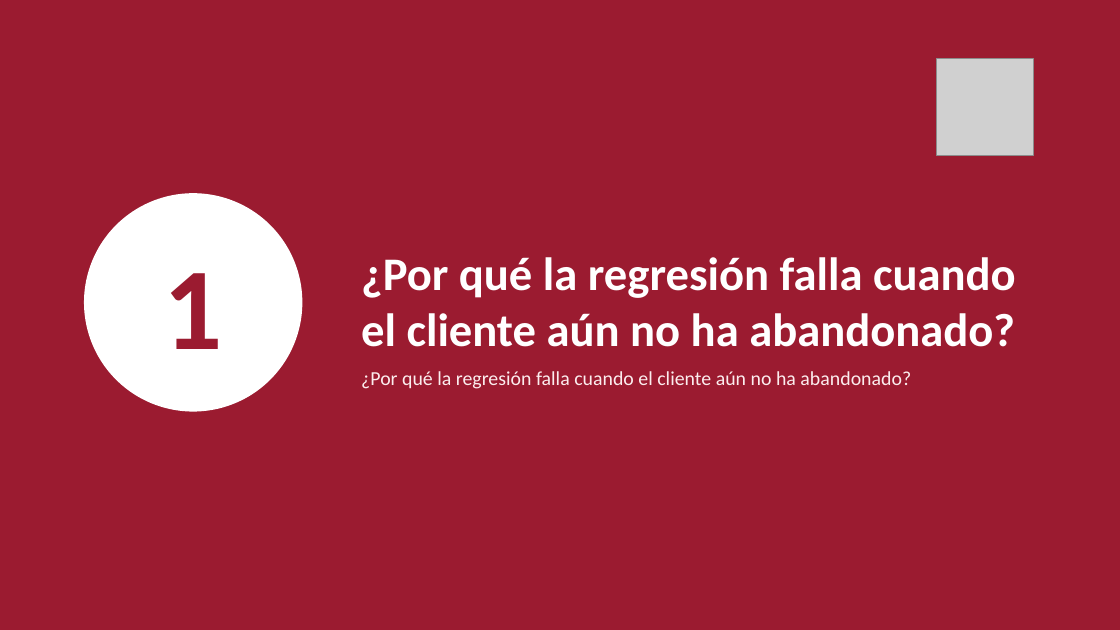
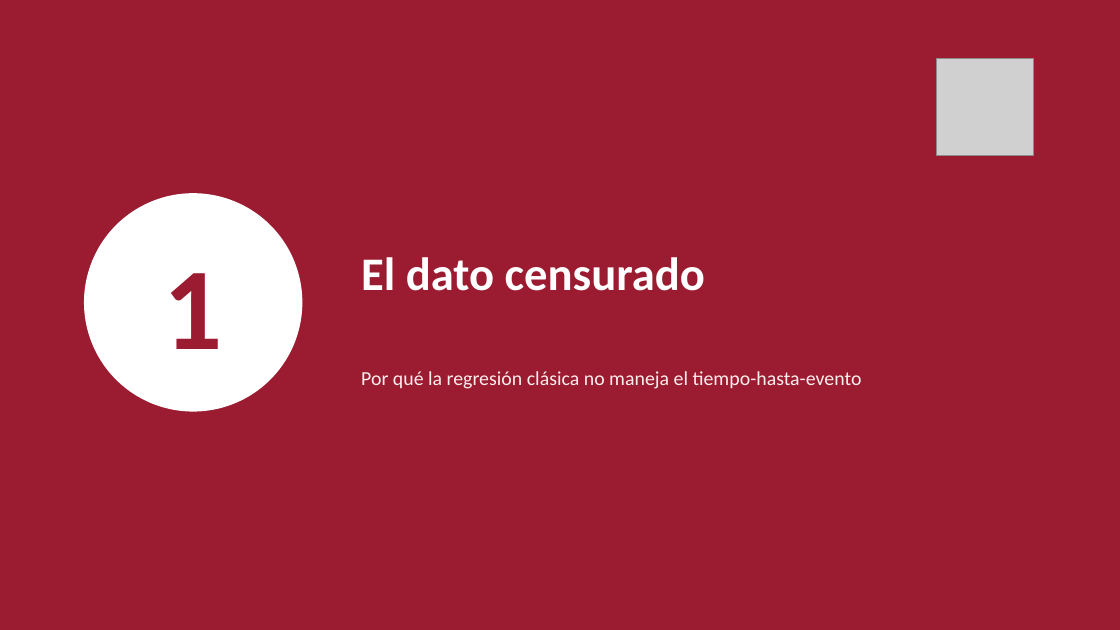
Before and after one commit to jonatanfigueroagil-creator/herramientas-ciencia-datos-alumnos, a slide deck: slide 3 of pregrado/s13/presentacion/S13A.pptx (slide 4 before the commit). Drawn at 1120x630 pixels with LibreOffice and Linux fonts; fonts in the diff are those of the drawing; grey boxes stand for pictures. Boxes give left, top, right and bottom in pixels: in the first picture for what was removed or moved away, otherwise in the second. Text is boxed around its words. In the diff, an @@ line names an element or a change of style, - is before the commit and + after.

```diff
--- a/pregrado/s13/presentacion/S13A.pptx
+++ b/pregrado/s13/presentacion/S13A.pptx
@@ text at (361, 257, 705, 291): text changed @@
-¿Por qué la regresión falla cuando el cliente aún no ha abandonado?
+El dato censurado
@@ text at (361, 371, 862, 389): text changed @@
-¿Por qué la regresión falla cuando el cliente aún no ha abandonado?
+Por qué la regresión clásica no maneja el tiempo-hasta-evento
```
Also in this commit, not shown: 12 other slides changed, 6 slides removed, 23 other files.
